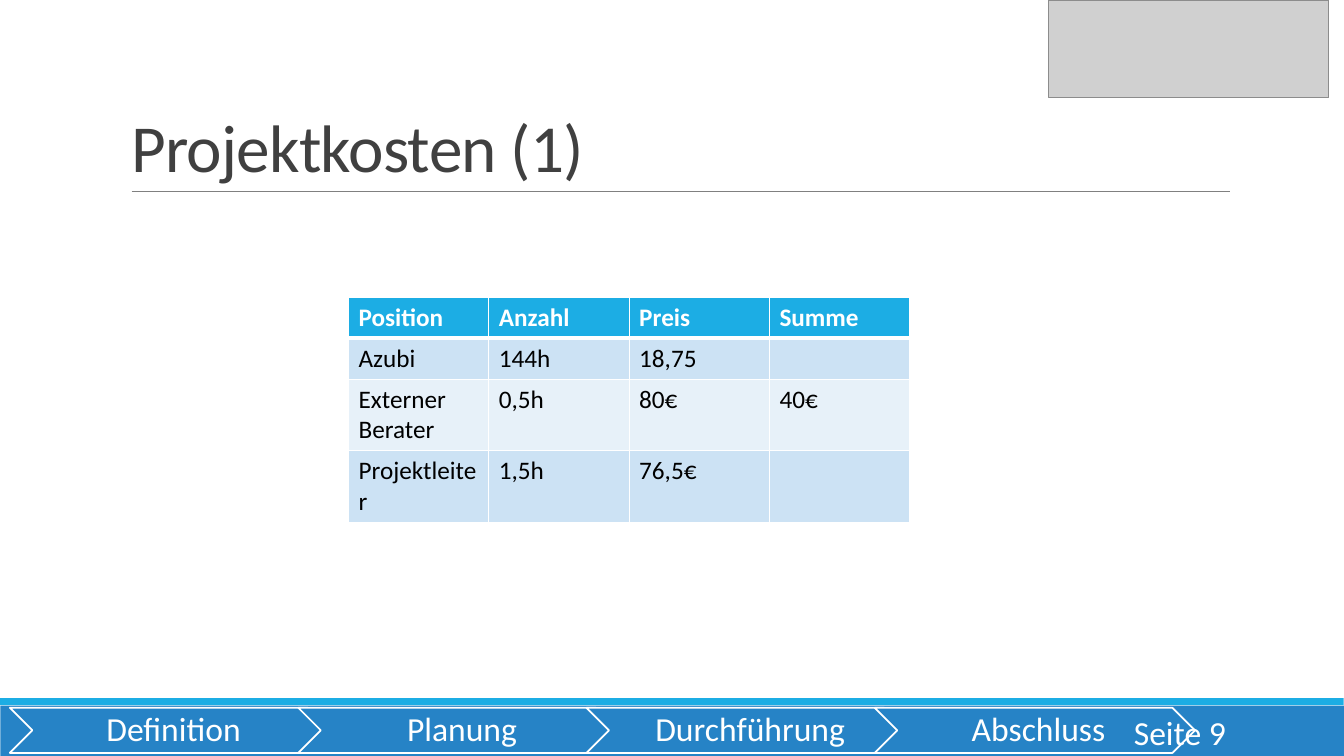
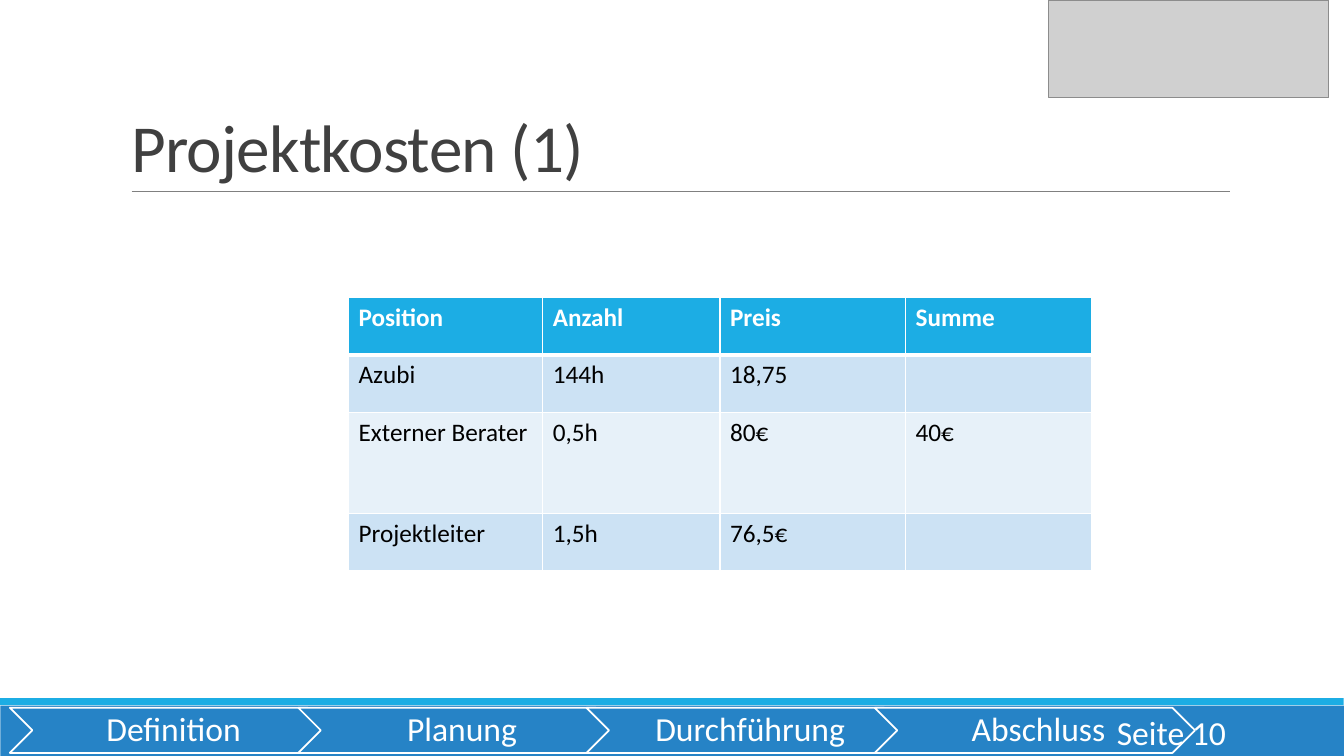
Before and after one commit to OberstufenprojektVOIP/OSP_VOIP, a slide deck: slide 10 of Pr-sentation/Präsentation VoIP_Alica.pptx (slide 9 before the commit). Drawn at 1344x756 pixels with LibreOffice and Linux fonts; fonts in the diff are those of the drawing; grey boxes stand for pictures. Boxes give left, top, right and bottom in pixels: in the first picture for what was removed or moved away, otherwise in the second. Text is boxed around its words. In the diff, an @@ line names an element or a change of style, - is before the commit and + after.

```diff
--- a/Pr-sentation/Präsentation VoIP_Alica.pptx
+++ b/Pr-sentation/Präsentation VoIP_Alica.pptx
@@ table: place and size @@
-table at (349,297,909,519)
+table at (349,297,1092,571)
@@ page number at (1117,718,1226,754): text changed @@
-Seite 9
+Seite 10
```
Also in this commit, not shown: 5 other slides changed, 2 slides added, 1 slide removed.
